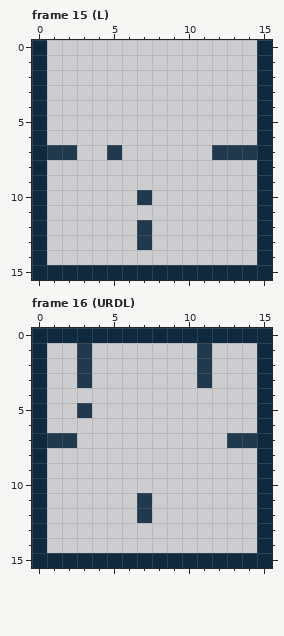
Pixel-art file, stored at Levels/Terrain/Castle/Castle.aseprite. This is how it looked before the edit.
16x16 pixels, 16 frames. Shown: frame 15 (L), frame 16 (URDL). The commit also changed other frames, which this record leaves out.
After the commit:
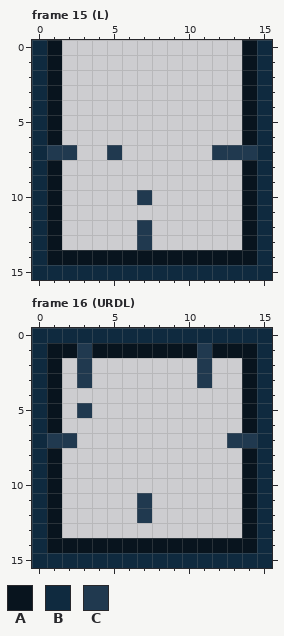
Palette (. is transparent): A #08141e  B #0f2a3f  C #20394f
What changed:
Changed rows in their new state; - is an unchanged pixel.
Frame 15 (L):
first column x 1:
 0 A------------A
 1 A------------A
 2 A------------A
 3 A------------A
 4 A------------A
 5 A------------A
 6 A------------A
 8 A------------A
 9 A------------A
10 A------------A
11 A------------A
12 A------------A
13 A------------A
14 AAAAAAAAAAAAAA
Frame 16 (URDL):
first column x 1:
 1 AA-AAAAAAA-AAA
 2 A------------A
 3 A------------A
 4 A------------A
 5 A------------A
 6 A------------A
 8 A------------A
 9 A------------A
10 A------------A
11 A------------A
12 A------------A
13 A------------A
14 AAAAAAAAAAAAAA
Where, in picture pixels (left, top, right, bottom), the same in both pictures:
added: (47, 40, 257, 265)
added: (47, 343, 257, 553)
